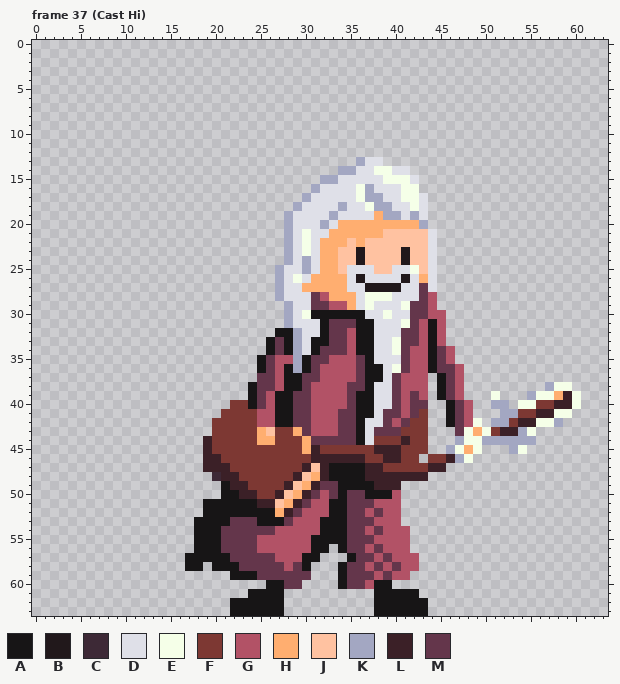
Pixel-art file, stored at Characters/Sprites/Red/Red.aseprite. Above: the version before the commit.
64x64 pixels, 74 frames. Pixels under 10% opacity are left out. Colours within 5 levels of each other are drawn and written as one. Shown: frame 37 (Cast Hi). The commit also changed other frames, which this record leaves out.
Palette (. is transparent): A #171516  B #21181b  C #3d2936  D #dfe0e8  E #f5ffe8  F #7d3833  G #b25266  H #ffae70  J #ffc2a1  K #a3a7c2  L #3b2027  M #64364b
Pixels before, frame 37 (Cast Hi) (only the part around the change), first column x 4:
 7 ............................................................
 8 ............................................................
 9 ............................................................
10 ............................................................
11 ............................................................
12 ............................................................
13 ................................KDD.........................
14 ..............................KKDDEEDD......................
15 ............................KKDDDDDEEED.....................
16 ...........................KDDDDEKDDDEE.....................
17 ..........................KDDDDDEKKDDEED....................
18 .........................KDDDDKDDEKKDDED....................
19 ........................KDDDDKDDDDHKKDKD....................
20 ........................KDDDKDHHHHHHHHHK....................
21 ........................KDEDDHHHHHHJJJJJD...................
22 ........................KDEDHHHJHJJJJJJJD...................
23 ........................KDEDHHJJBJJJJBJJD...................
24 ........................KDKDHHJJBJJJJBJJD...................
25 .......................KDDKDHHJDDDJJDDEJD...................
26 .......................KDEDHHHHDBDDDDBDHD...................
27 .......................KDDHHHHHDDBBBBDDMD...................
28 .......................KDDDMGHHHDEEEDDDMG...................
29 ........................KDDMMGGHDEDDDEMMG...................
30 ........................KDEAAAAAADDEDDMMGG..................
31 ........................KDDDAMMMAADDDEMGAG..................
32 .......................AAKDDAMMGAADDDMMGAG..................
33 ......................AMAKDAAMMGAADDEMMGAG..................
34 ......................AMAKDAMMMGAADDEMGGAMG.................
35 .....................AMGGKAMMGGGMADDDMGGAMG.................
36 .....................AMGAKAMGGGGMAADEMGGAMMG................
37 .....................MMGAAMMGGGGMAADMGGG.AMG................
38 ....................AMMGAAMGGGGMMADDMGGG.AMG.........KEE....
39 ....................AMGAAMMGGGGMAADDMGMG.AMG...E...KEEHLE...
40 ..................FFAMGAAMMGGGGMAADDMGMM..AMG..KK.EEFFLLE...
41 .................FFFFGGAAMMGGGMMAADMMGMF..AMG...KKFFLLEE....
42 ................FFFFFGGAAMMGGGMMADDMGMFF..AMGE.KKFLLEEK.....
43 ................FFFFFHJFFHMGGGMMADMMMFFF...MEHEFLLKE........
44 ...............LFFFFFHHFFFHMMMMMADFFFLFF...KEEKKKKKK........
45 ...............LFFFFFFFFFFHLFFFFFFLLLFFF..KEHE...KE.........
46 ...............LLFFFFFFFFFFLLLLLLFFLLFF.FFLKE...............
47 ...............LLLFFFFFFFFLJLAAAALLFFFFFLL..................
48 ................CLLFFFFFFLJHLAAAALLLLLLL....................
49 .................ALLFFFFLJHLMMAAAALLL.......................
50 .................AALLFFLJHLMGMAMMAAAG.......................
51 ...............AAAAAALLJHLMGGAAMMMGGG.......................
52 ...............AAAAAAAAHLMGGGAAMMGMGG.......................
53 ..............AAAAMMMAAAMGGGAAAMMMGGG.......................
54 ..............AAAMMMMMMGGGGGAAAMMGMGGG......................
55 ..............AAAMMMMGGGGGGAAAAMMMGGGG......................
56 ..............AAAMMMMGGGGGGAA.AMMGMGGG......................
57 .............AAAAAMMMMMGGGAA...AMMGMGGG.....................
58 .............AA.AAAMMMMMGMA...AMMGMGMGG.....................
59 ..................AAAMMMMMM...AMMMGMGG......................
60 ......................AAMM....AMMGAA........................
61 ....................AAAA..........AAAAA.....................
62 ..................AAAAAA..........AAAAAA....................
63 ..................AAAAAA..........AAAAAA....................
And afterwards:
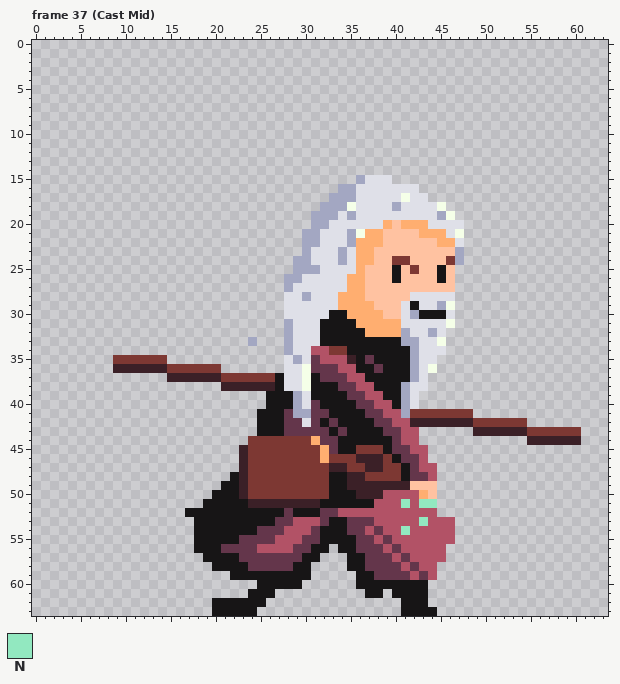
Colours new in this view: N #92e8c0
Change:
Changed rows in their new state; - is an unchanged pixel.
Frame 37 (Cast Mid), layer "Sprite Sheet":
first column x 9:
13 ---------------------------...----------------------
14 -------------------------........-------------------
15 -----------------------....K--D...------------------
16 ----------------------...KKDD---DD------------------
17 ---------------------...KKKDDD---D------------------
18 --------------------...KK-E-DDDK-D-DE---------------
19 -------------------...KK--K--DDD-D-DKE--------------
20 -------------------...K--DDDDD-J--HDDDD-------------
21 -------------------..KK-DDKE------HHHDE-------------
22 -------------------..KKDDDK-HH-----JHHD-------------
23 -------------------..K-DDKDHH---J--JJJK-------------
24 -------------------.K--DDKDHH--FF--JJFK-------------
25 ------------------..K-KDDD-HJ--AJF-JAJ--------------
26 ------------------.KK-DDDDHHJJJAJJJJAJ--------------
27 ------------------.K-DDDDDHHJJJJJJJJJJ--------------
28 ------------------.--KDDD--HJJJJJ-DDDD--------------
29 -------------------D--DDDH-HHJJJDADDKE--------------
30 -------------------D-DDD--HHHHJJ-KAAAD--------------
31 ------------------------AAAHHHHHDDDDDE--------------
32 ------------------.KD---AAA-HHHHKDDKD---------------
33 ---------------K-..KD-D-AAA--AAAKKDDE---------------
34 -----------------..KD-GGFFA--AAAAKDDD.--------------
35 FFFFFF----------...D-D-G--LAMAAAAKDD..--------------
36 LLLLLLFFFFFF----...DDE-MM--A-MAAAKDE...-------------
37 ------LLLLLLFFFFFFADDEAMMM-G--AAAKD-...-------------
38 ------------LLLLLLADDEAAAM-GGAAAKDD-...---------...-
39 ---------------..A--KDAAAA-MGGAAKD.-...---.---......
40 -------------....A--KDMAAAAMMGGAKD.--...--..-.......
41 ------------....AA-MKKMMAAA-MMGGKF-FFFFF---........-
42 -----------.....AA-M-DMAMAA-AM--GLLLLLLLFFFF-F....--
43 -----------.....AAAMM-MMA-A-AA--GG.---..LLL--LFFFFFF
44 ----------.....-FF---FH--AA-AAAMGG.---........LLLLLL
45 ----------....L------FFHMAA--FAMMGG--....---..------
46 ----------....L-------FHFFF-LLFAMMG.....------------
47 ----------....L------FFFLLFF----AMGG.---------------
48 -----------..AL-----FFFF--LLFFFFAMMG----------------
49 -------------A-----FFFFFA-LLL---LJJJ----------------
50 -----------A---F--FFFFFFA-ALLLG-GGHJ----------------
51 ---------------L--LL-LLA--AAA---NGNN----------------
52 --------AA--------AMAAAMMGGG-G--GGGG----------------
53 -------------AAA--M----M--------GGNGGG--------------
54 ------------AAAA--M---M---------NGGGGG--------------
55 ------------AA--MM---MM---A---M--GGGGG--------------
56 --------------------MM----A-M--M-GGGG---------------
57 --------..---A----MMM------A-M--M-GGG---------------
58 --------..----A----MA----.AAM-M--MGG----------------
59 ----------------AAAAAA---..AAM-MMGMG----------------
60 ----------------A--AA----..AA--AAAA-----------------
61 ------------------.---------A-.---A-----------------
62 -----------AA----..----------...--------------------
63 -----------AA---...----------...---A----------------
Where, in picture pixels (left, top, right, bottom), the same in both pictures:
changed: (113, 157, 581, 616)
